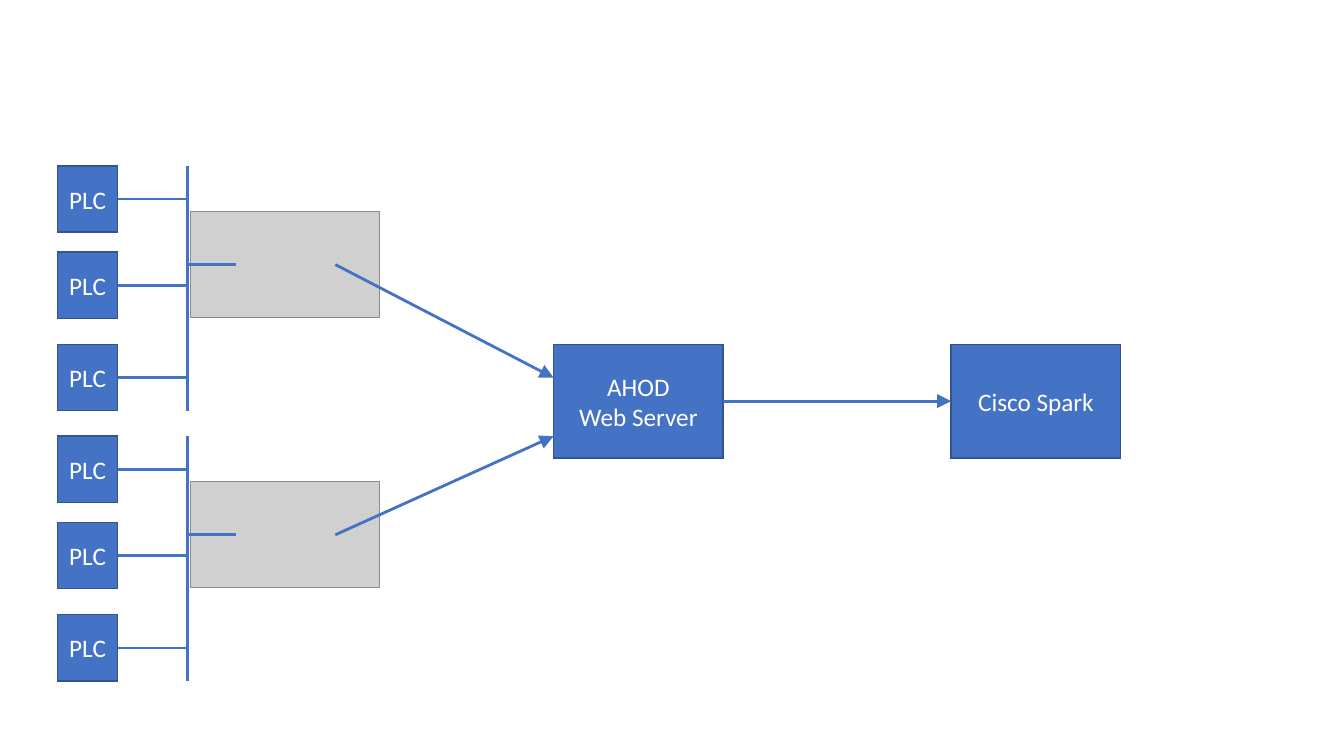
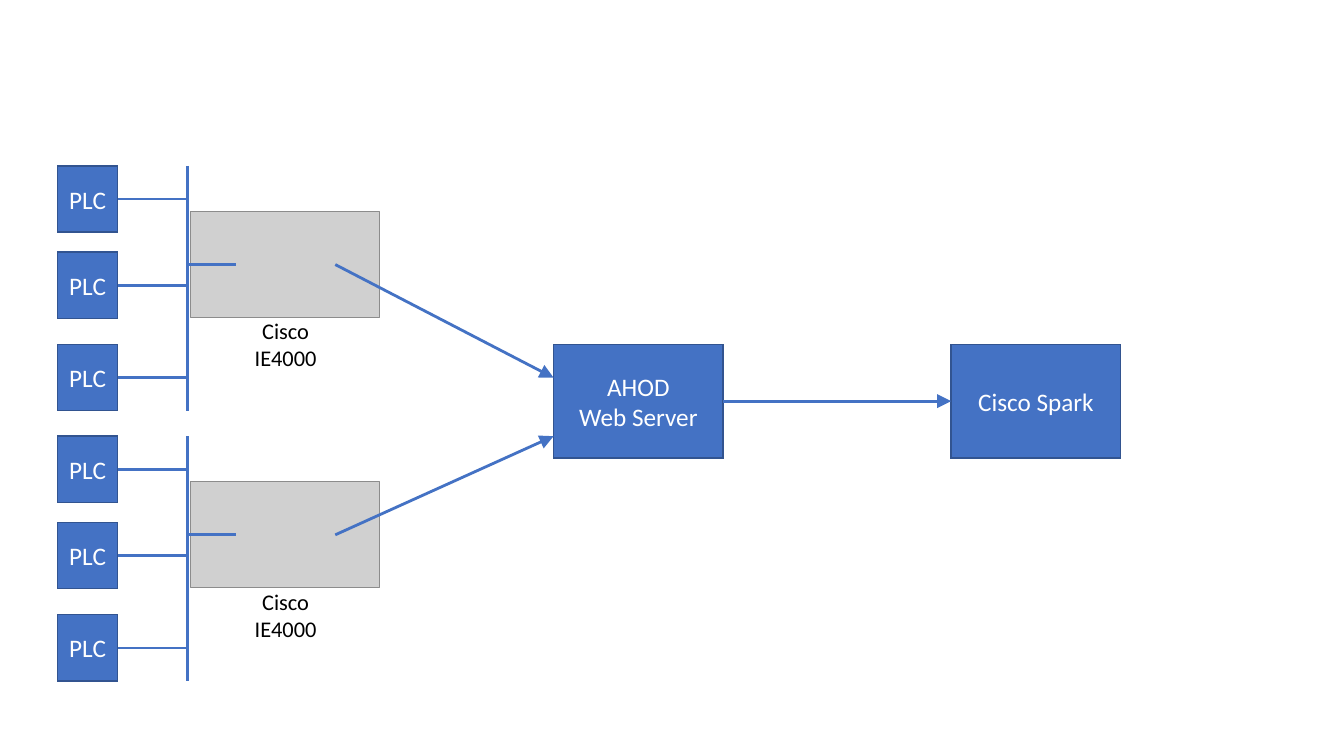
Before and after one commit to imapex/ahod_home, a slide deck: slide 1 of images/AHOD Diagrams.pptx. Drawn at 1344x756 pixels with LibreOffice and Linux fonts; fonts in the diff are those of the drawing; grey boxes stand for pictures. Boxes give left, top, right and bottom in pixels: in the first picture for what was removed or moved away, otherwise in the second. Text is boxed around its words. In the diff, an @@ line names an element or a change of style, - is before the commit and + after.

```diff
--- a/images/AHOD Diagrams.pptx
+++ b/images/AHOD Diagrams.pptx
@@ text added at <box>255,323,317,366</box>, 16 pt, text #000000 @@
+Cisco
+IE4000
@@ text added at <box>255,594,317,637</box>, 16 pt, text #000000 @@
+Cisco
+IE4000
```
Also in this commit, not shown: 1 other file.
